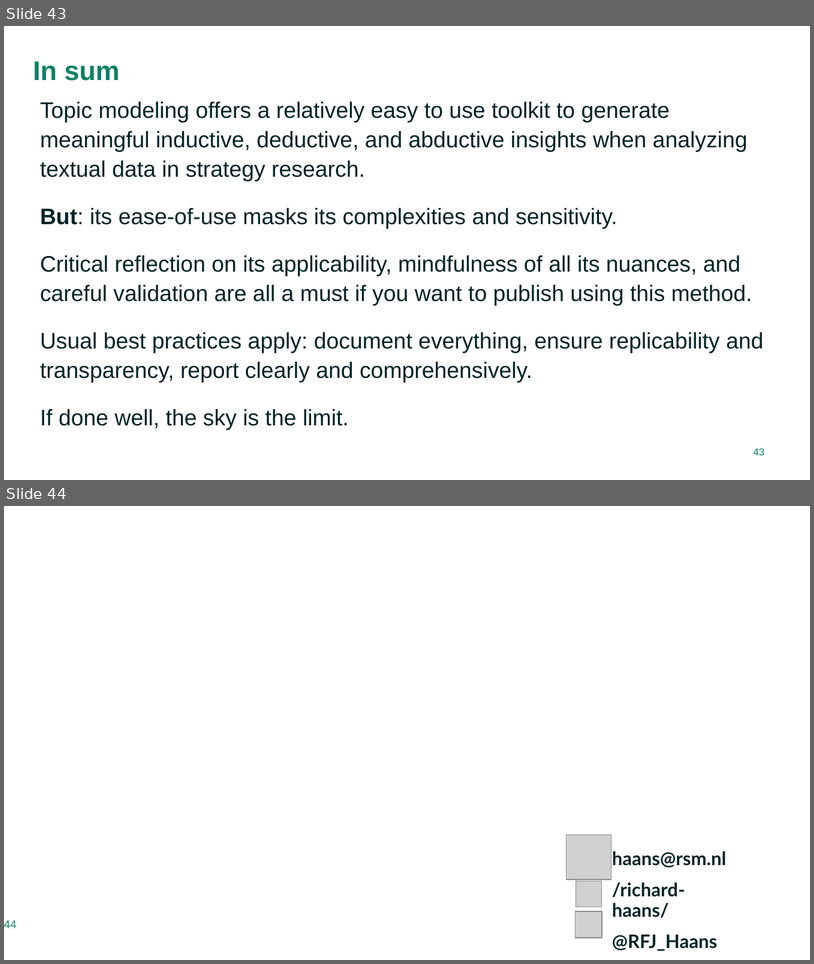
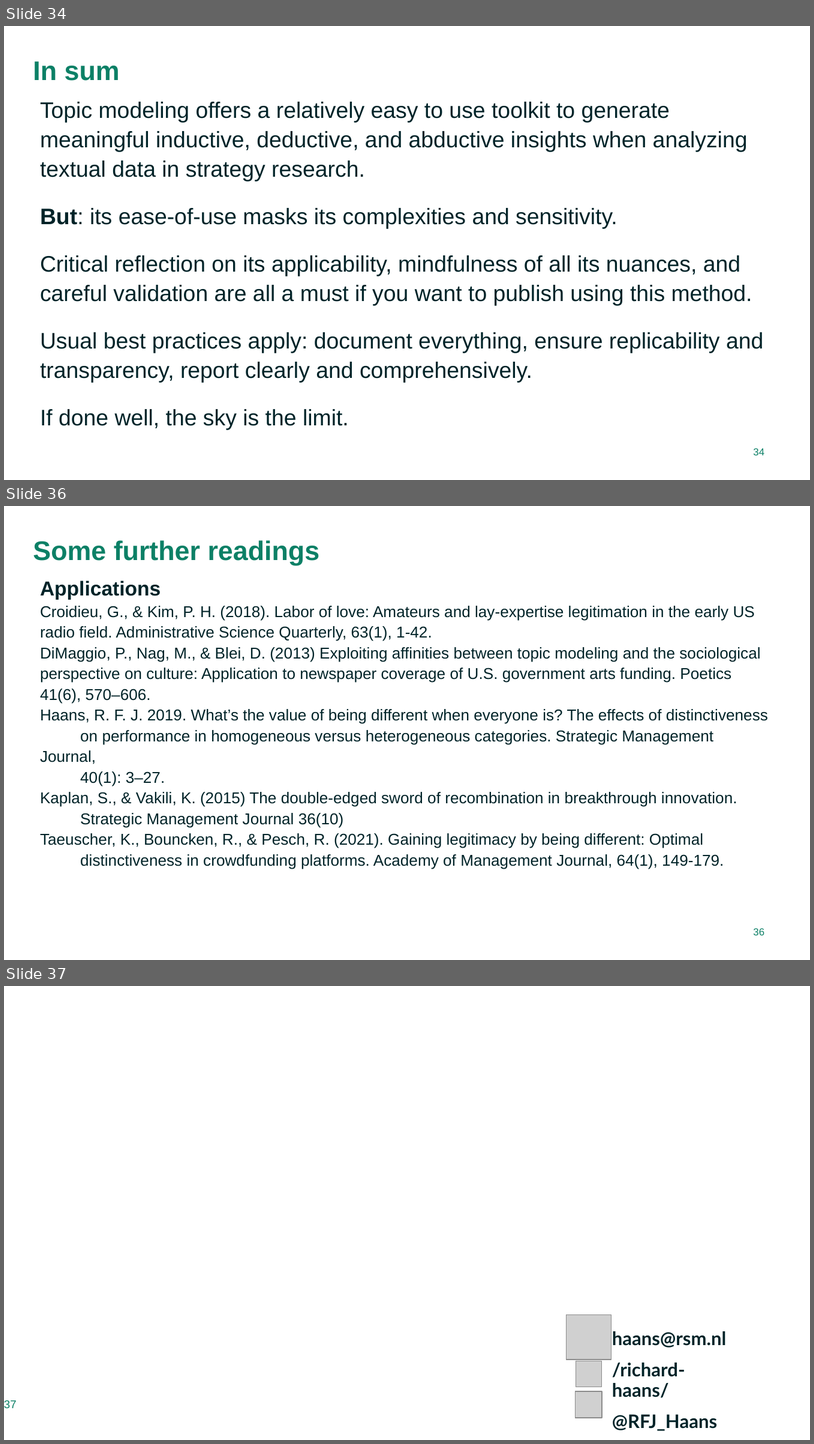
Before and after one commit to RFJHaans/SMS_2022_topicmodeling, a slide deck: Topic modeling workshop.pptx. Shown one above the other, each under a label of ours: slides 43 and 44 before the commit, slides 34, 36 and 37 after it; the slides between them are not shown. The pictures are 814x964 and 814x1444 pixels, drawn with LibreOffice and Linux fonts; fonts in the diff are those of the drawing; grey boxes stand for pictures; background and template pictures are left out. Boxes give left, top, right and bottom in pixels: in the first picture for what was removed or moved away, otherwise in the second. Text is boxed around its words. In the diff, an @@ line names an element or a change of style, - is before the commit and + after.

```diff
--- a/Topic modeling workshop.pptx
+++ b/Topic modeling workshop.pptx
@@ slide 36 added at (4, 506, 810, 960), background #FFFFFF @@
@@ title added at (33, 540, 320, 565), 24 pt, text #0C8066, bold @@
+Some further readings
@@ text added at (40, 580, 768, 848), 14 pt, text #002328 @@
+Applications
+Croidieu, G., & Kim, P. H. (2018). Labor of love: Amateurs and lay-expertise legitimation in the early US radio field. Administrative Science Quarterly, 63(1), 1-42.
+DiMaggio, P., Nag, M., & Blei, D. (2013) Exploiting affinities between topic modeling and the sociological perspective on culture: Application to newspaper coverage of U.S. government arts funding. Poetics 41(6), 570–606.
+Haans, R. F. J. 2019. What’s the value of being different when everyone is? The effects of distinctiveness
+on performance in homogeneous versus heterogeneous categories. Strategic Management Journal,
+40(1): 3–27.
+Kaplan, S., & Vakili, K. (2015) The double-edged sword of recombination in breakthrough innovation.
+Strategic Management Journal 36(10)
+Taeuscher, K., Bouncken, R., & Pesch, R. (2021). Gaining legitimacy by being different: Optimal
+distinctiveness in crowdfunding platforms. Academy of Management Journal, 64(1), 149-179.
@@ page number added at (753, 928, 765, 935), 9 pt, text #0C8066 @@
+36
@@ what was slide 43 is now slide 34 @@
@@ page number at (753, 448, 765, 455): text changed @@
-43
+34
@@ what was slide 44 is now slide 37 @@
@@ page number at (4, 1400, 17, 1408): text changed @@
-44
+37
```
Also in this commit, not shown: 7 slides changed, 2 other slides added, 10 slides removed.
